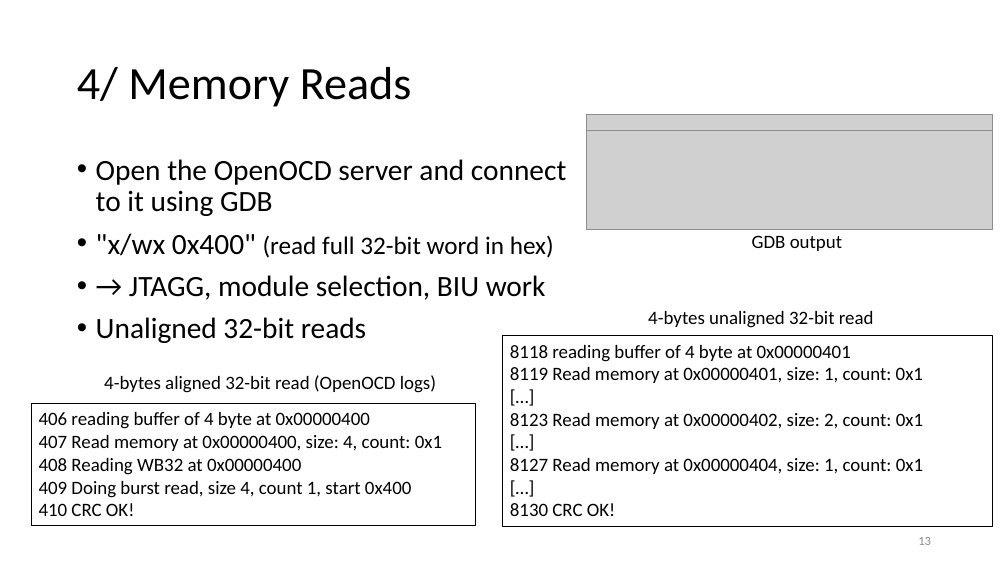
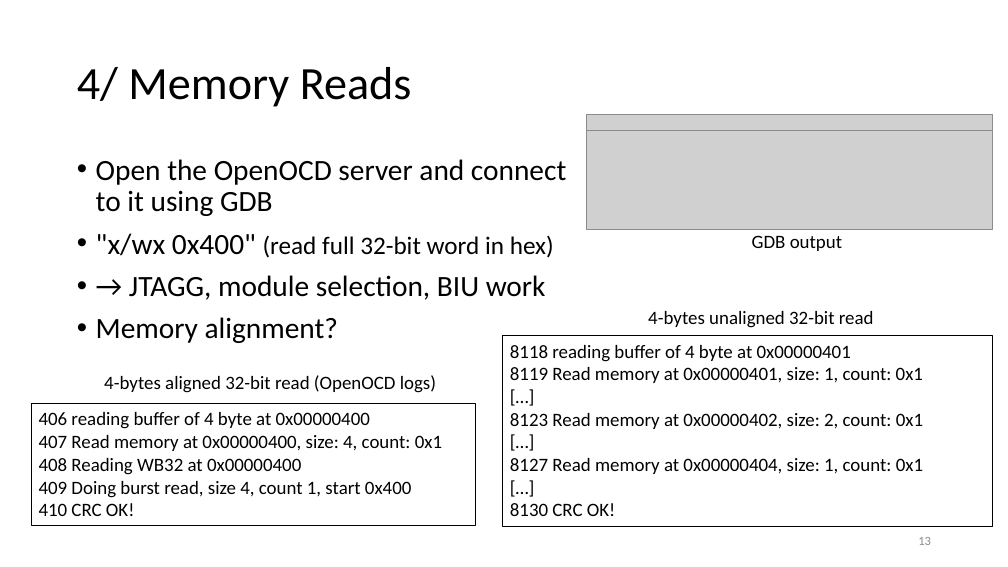
Before and after one commit to Indyuce/realtime-gecko5-debugging, a slide deck: slide 13 of pres/final_presentation.pptx. Drawn at 1008x567 pixels with LibreOffice and Linux fonts; fonts in the diff are those of the drawing; grey boxes stand for pictures. Boxes give left, top, right and bottom in pixels: in the first picture for what was removed or moved away, otherwise in the second. Text is boxed around its words. In the diff, an @@ line names an element or a change of style, - is before the commit and + after.

```diff
--- a/pres/final_presentation.pptx
+++ b/pres/final_presentation.pptx
@@ text at (96, 317, 338, 343): text changed @@
-• Unaligned 32-bit reads
+• Memory alignment?
```
Also in this commit, not shown: 4 other slides changed, 1 other file.
